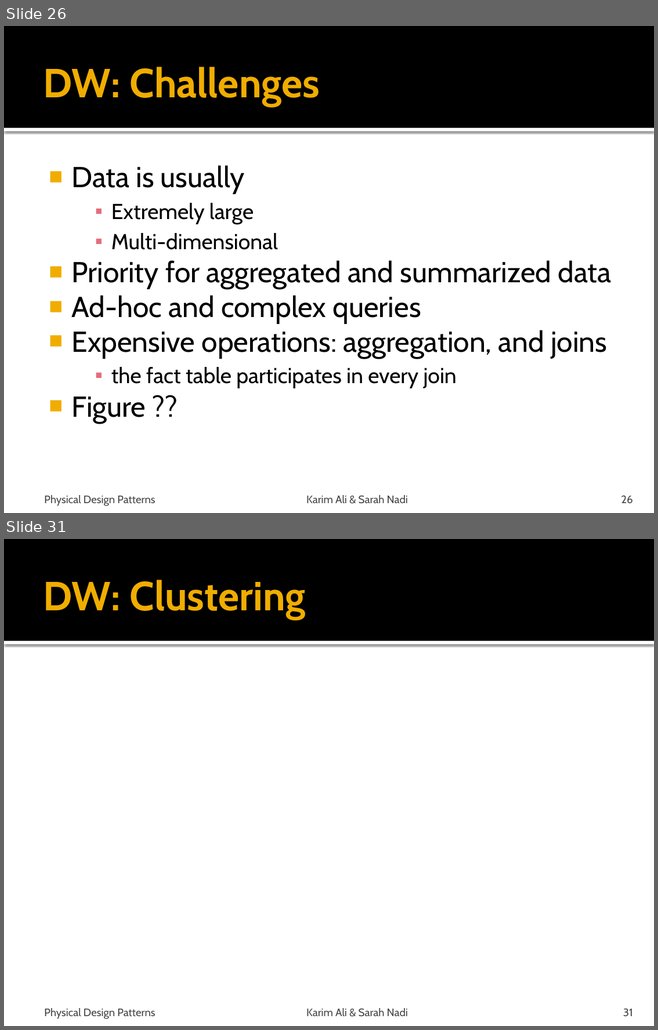
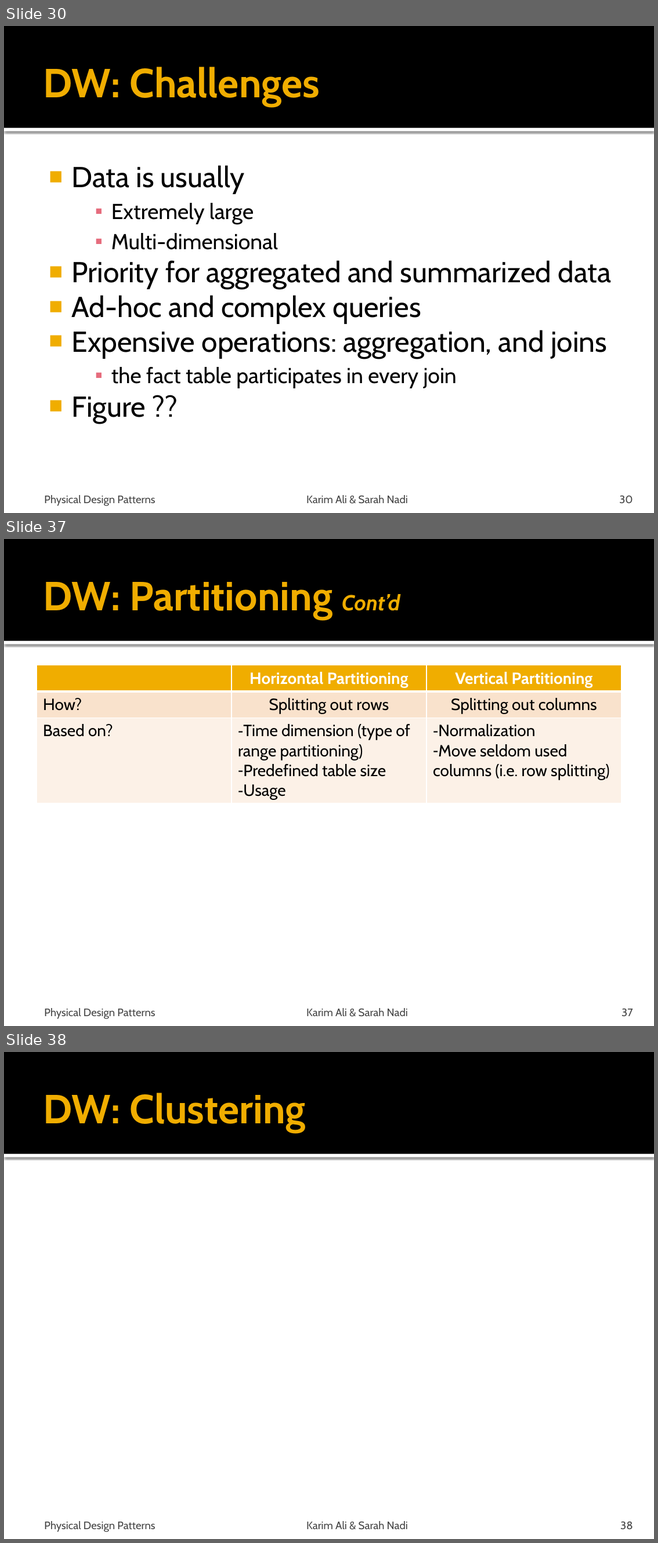
Before and after one commit to snadi/cs848-db, a slide deck: cs848-db/PhysDesignPres.pptx. Shown one above the other, each under a label of ours: slides 26 and 31 before the commit, slides 30, 37 and 38 after it; the slides between them are not shown. The pictures are 658x1030 and 658x1543 pixels, drawn with LibreOffice and Linux fonts; fonts in the diff are those of the drawing. Boxes give left, top, right and bottom in pixels: in the first picture for what was removed or moved away, otherwise in the second. Text is boxed around its words. In the diff, an @@ line names an element or a change of style, - is before the commit and + after.

```diff
--- a/cs848-db/PhysDesignPres.pptx
+++ b/cs848-db/PhysDesignPres.pptx
@@ slide 37 added at (4, 539, 654, 1026), background #FFFFFF; not listed: 2 template elements that a slide beside it also shows @@
@@ title added at (43, 582, 400, 620), 45 pt, text #F0AD00, bold @@
+DW: Partitioning Cont’d
@@ table added at (36, 665, 621, 802), 3 rows, 3 columns @@
+ | Horizontal Partitioning | Vertical Partitioning
+How? | Splitting out rows | Splitting out columns
+Based on? | Time dimension (type of range partitioning) / Predefined table size / Usage | Normalization / Move seldom used columns (i.e. row splitting)
@@ text added at (44, 1008, 155, 1019), 12 pt, text #454545 @@
+Physical Design Patterns
@@ text added at (306, 1008, 408, 1017), 12 pt, text #454545 @@
+Karim Ali & Sarah Nadi
@@ page number added at (621, 1008, 633, 1017), 12 pt, text #454545 @@
+37
@@ what was slide 26 is now slide 30 @@
@@ page number at (619, 495, 633, 504): text changed @@
-26
+30
@@ what was slide 31 is now slide 38 @@
@@ page number at (620, 1521, 633, 1530): text changed @@
-31
+38
```
Also in this commit, not shown: 4 slides changed, 6 other slides added.
